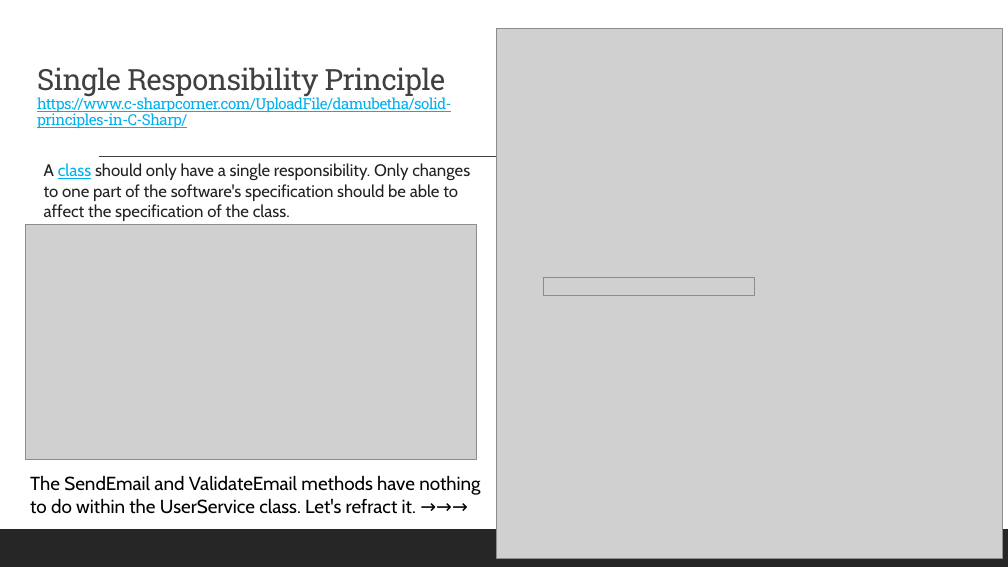
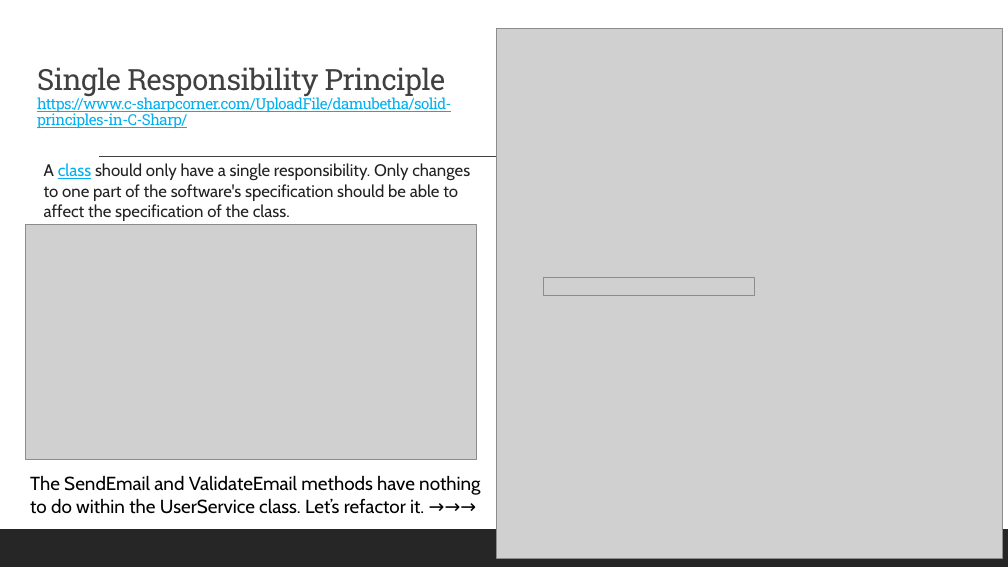
Before and after one commit to 2002-feb24-net/trainer-code, a slide deck: slide 4 of 1-csharp/MarksCodeAndPPTs/DotNetPPTs/D4_.NET_SOLID.pptx. Drawn at 1008x567 pixels with LibreOffice and Linux fonts; fonts in the diff are those of the drawing; grey boxes stand for pictures. Boxes give left, top, right and bottom in pixels: in the first picture for what was removed or moved away, otherwise in the second. Text is boxed around its words. In the diff, an @@ line names an element or a change of style, - is before the commit and + after.

```diff
--- a/1-csharp/MarksCodeAndPPTs/DotNetPPTs/D4_.NET_SOLID.pptx
+++ b/1-csharp/MarksCodeAndPPTs/DotNetPPTs/D4_.NET_SOLID.pptx
@@ text at [30,475,480,514]: text changed @@
-The SendEmail and ValidateEmail methods have nothing to do within the UserService class. Let's refract it. →→→
+The SendEmail and ValidateEmail methods have nothing to do within the UserService class. Let’s refactor it. →→→
```
Also in this commit, not shown: 3 other slides changed, 4 other files.
